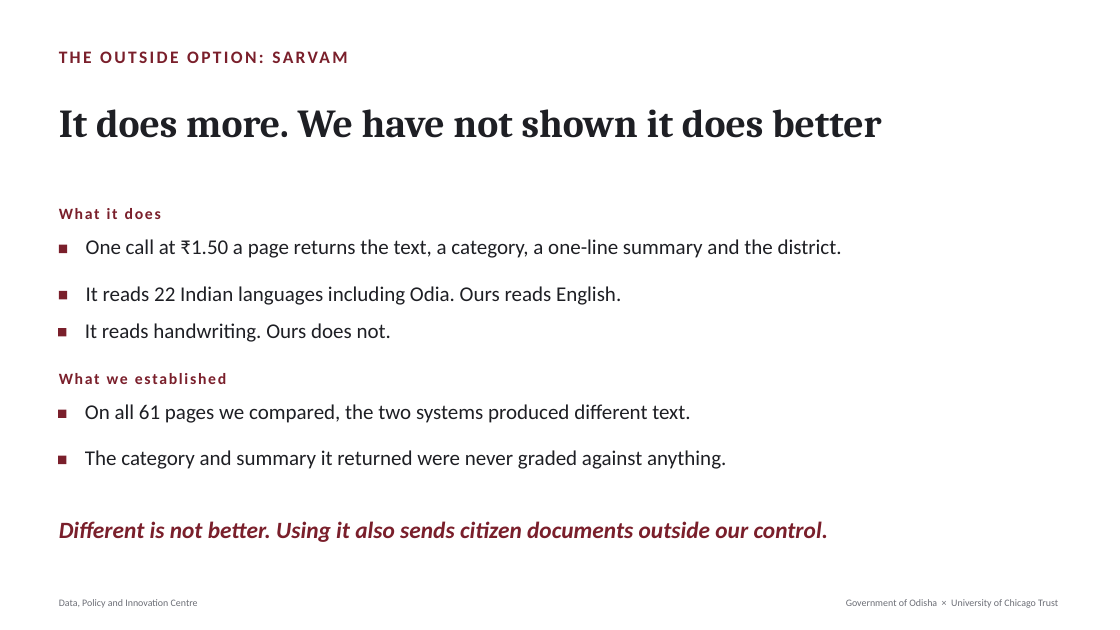
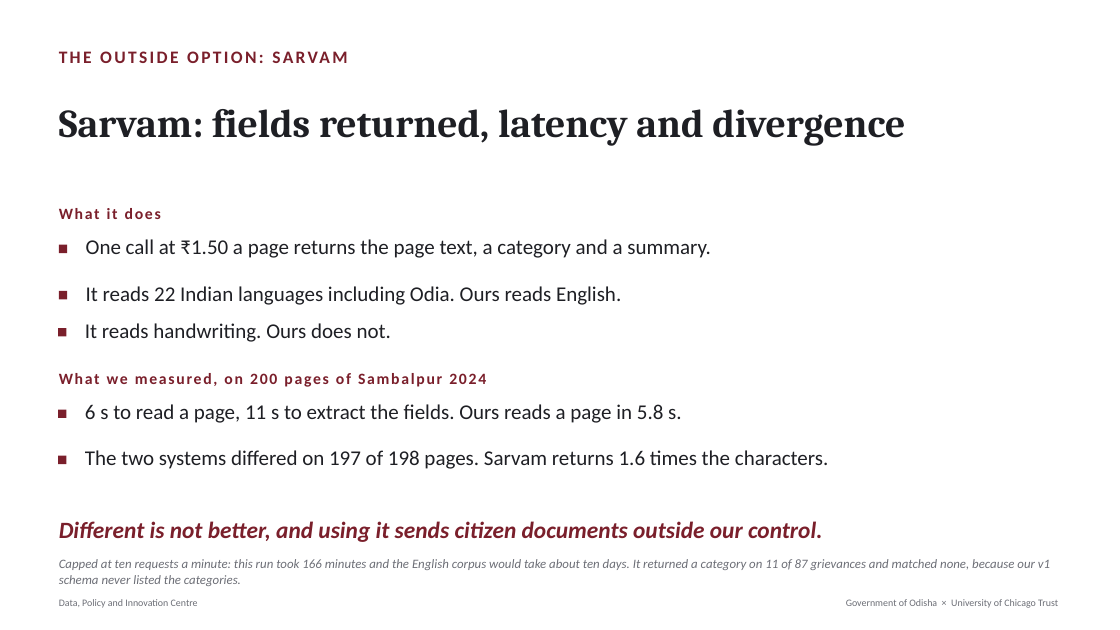
Before and after one commit to Data-Policy-and-Innovation-Centre/janasunani, a slide deck: slide 11 of docs/presentations/2026-08-24-timing-quality/Janasunani_2.0_Timing_and_Quality.pptx. Drawn at 1120x630 pixels with LibreOffice and Linux fonts; fonts in the diff are those of the drawing. Boxes give left, top, right and bottom in pixels: in the first picture for what was removed or moved away, otherwise in the second. Text is boxed around its words. In the diff, an @@ line names an element or a change of style, - is before the commit and + after.

```diff
--- a/docs/presentations/2026-08-24-timing-quality/Janasunani_2.0_Timing_and_Quality.pptx
+++ b/docs/presentations/2026-08-24-timing-quality/Janasunani_2.0_Timing_and_Quality.pptx
@@ text at [59,109,905,146]: text changed @@
-It does more. We have not shown it does better
+Sarvam: fields returned, latency and divergence
@@ text at [86,239,711,258]: text changed @@
-One call at ₹1.50 a page returns the text, a category, a one-line summary and the district.
+One call at ₹1.50 a page returns the page text, a category and a summary.
@@ text at [107,376,791,570]: text changed @@
-What we established
+What we measured, on 200 pages of Sambalpur 2024
@@ text at [85,404,682,423]: text changed @@
-On all 61 pages we compared, the two systems produced different text.
+6 s to read a page, 11 s to extract the fields. Ours reads a page in 5.8 s.
@@ text at [85,450,828,469]: text changed @@
-The category and summary it returned were never graded against anything.
+The two systems differed on 197 of 198 pages. Sarvam returns 1.6 times the characters.
@@ text at [59,521,822,542]: text changed @@
-Different is not better. Using it also sends citizen documents outside our control.
+Different is not better, and using it sends citizen documents outside our control.
@@ text added at [59,559,1050,586], 11 pt, text #6C6E76, italic @@
+Capped at ten requests a minute: this run took 166 minutes and the English corpus would take about ten days. It returned a category on 11 of 87 grievances and matched none, because our v1 schema never listed the categories.
```
Also in this commit, not shown: 7 other slides changed, 4 other files.
